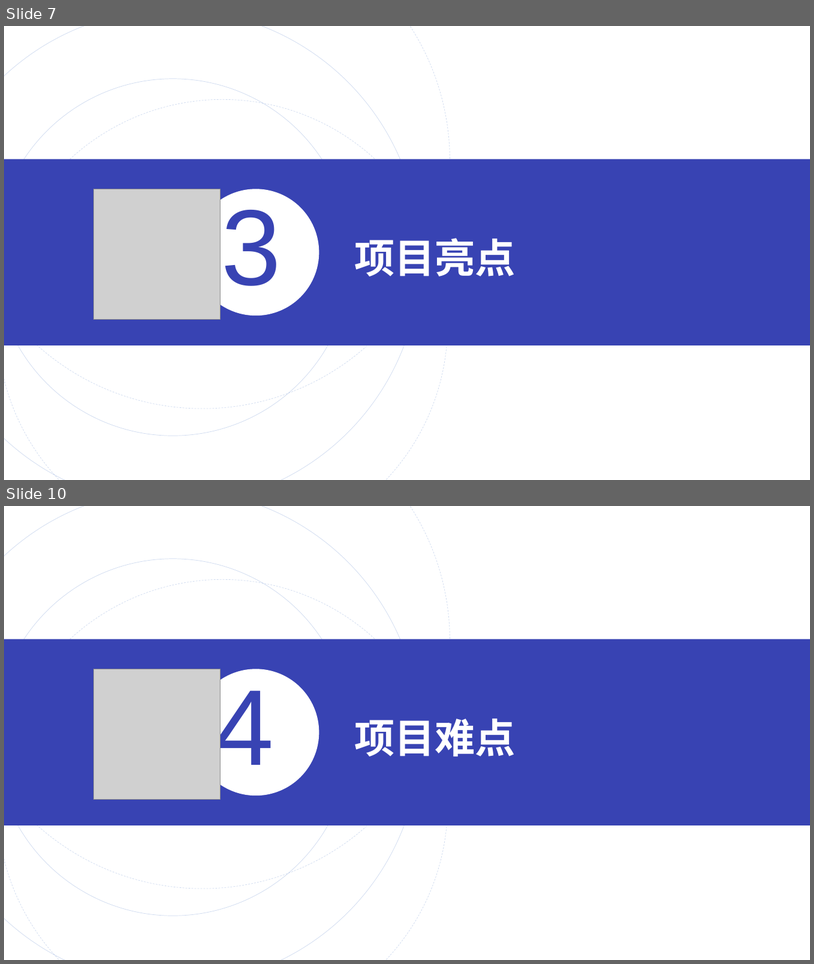
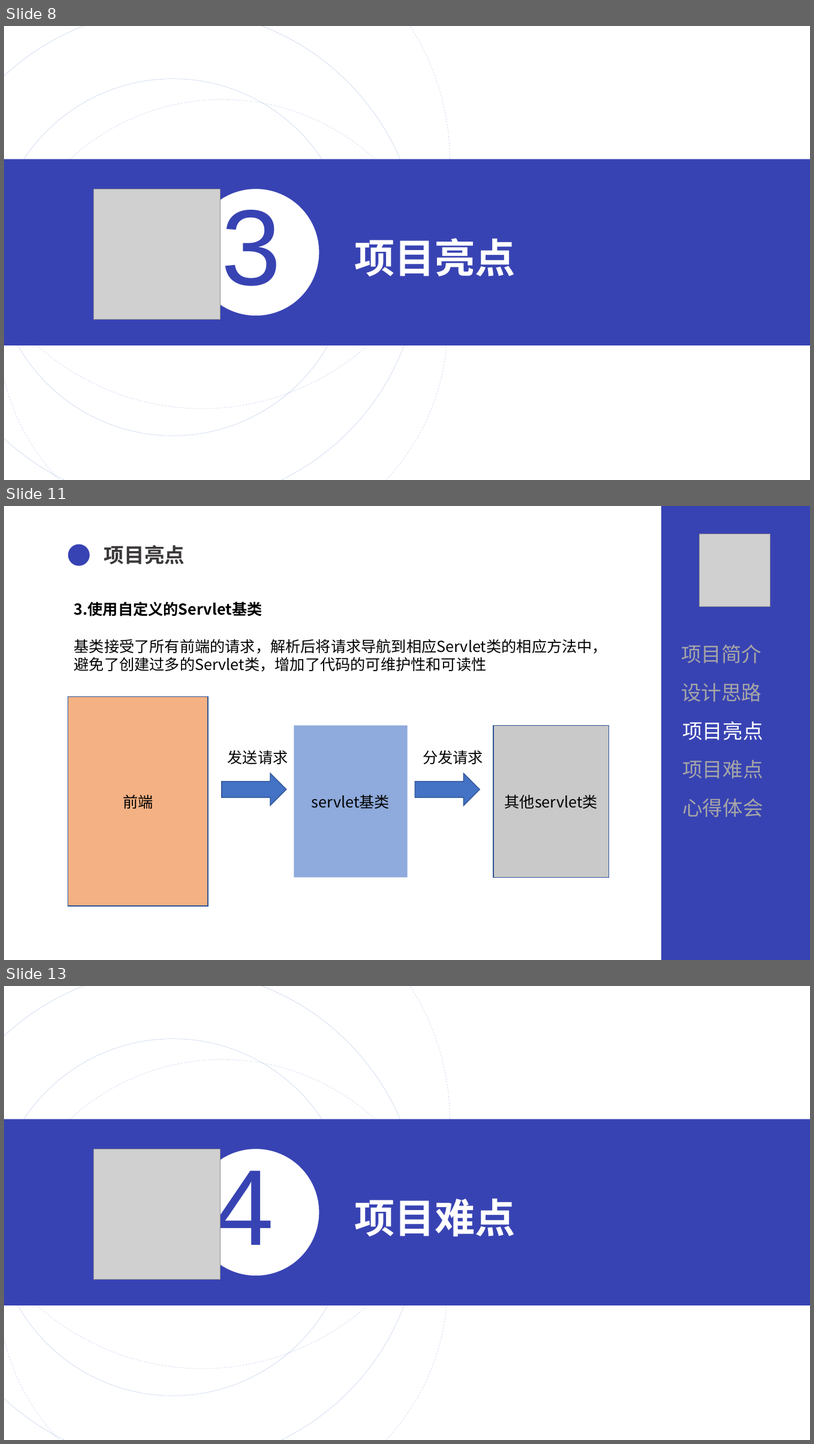
Before and after one commit to sangby/project, a slide deck: document/document/ppt/QG答辩汇报.pptx. Shown one above the other, each under a label of ours: slides 7 and 10 before the commit, slides 8, 11 and 13 after it; the slides between them are not shown. The pictures are 814x964 and 814x1444 pixels, drawn with LibreOffice and Linux fonts; fonts in the diff are those of the drawing; grey boxes stand for pictures. Boxes give left, top, right and bottom in pixels: in the first picture for what was removed or moved away, otherwise in the second. Text is boxed around its words. In the diff, an @@ line names an element or a change of style, - is before the commit and + after.

```diff
--- a/document/document/ppt/QG答辩汇报.pptx
+++ b/document/document/ppt/QG答辩汇报.pptx
@@ slide 11 added at (x1=4, y1=506, x2=810, y2=960), background #FFFFFF @@
@@ rectangle added at (x1=662, y1=506, x2=810, y2=960), fill #3843B3 @@
@@ picture added at (x1=699, y1=534, x2=770, y2=607) @@
@@ ellipse added at (x1=68, y1=544, x2=90, y2=566), fill #3843B3 @@
@@ text added at (x1=104, y1=545, x2=185, y2=564), 24 pt, text #3B3838, bold @@
+项目亮点
@@ text added at (x1=74, y1=601, x2=263, y2=616), 18 pt, text #000000, bold @@
+3.使用自定义的Servlet基类
@@ text added at (x1=74, y1=639, x2=608, y2=672), 18 pt, text #000000 @@
+基类接受了所有前端的请求，解析后将请求导航到相应Servlet类的相应方法中，避免了创建过多的Servlet类，增加了代码的可维护性和可读性
@@ text added at (x1=681, y1=645, x2=762, y2=663), 24 pt, text #A6A6A6 @@
+项目简介
@@ text added at (x1=681, y1=683, x2=762, y2=702), 24 pt, text #A6A6A6 @@
+设计思路
@@ rectangle added at (x1=68, y1=697, x2=209, y2=906), fill #F4B183, outline #2F5597 1 pt, 18 pt, text #000000 @@
+前端
@@ text added at (x1=683, y1=721, x2=763, y2=740), 24 pt, text #FFFFFF @@
+项目亮点
@@ rectangle added at (x1=294, y1=726, x2=408, y2=877), fill #8FAADC, 18 pt, text #000000 @@
+servlet基类
@@ rectangle added at (x1=494, y1=726, x2=609, y2=877), fill #C9C9C9, outline #2F5597 1 pt, 18 pt, text #000000 @@
+其他servlet类
@@ text added at (x1=228, y1=750, x2=288, y2=764), 18 pt, text #000000 @@
+发送请求
@@ text added at (x1=423, y1=750, x2=483, y2=764), 18 pt, text #000000 @@
+分发请求
@@ right arrow added at (x1=222, y1=774, x2=287, y2=805), fill #4472C4, outline #2F5597 1 pt @@
@@ right arrow added at (x1=416, y1=774, x2=480, y2=805), fill #4472C4, outline #2F5597 1 pt @@
@@ text added at (x1=683, y1=760, x2=763, y2=778), 24 pt, text #A6A6A6 @@
+项目难点
@@ text added at (x1=683, y1=798, x2=763, y2=817), 24 pt, text #A6A6A6 @@
+心得体会
@@ what was slide 7 is now slide 8 @@
@@ what was slide 10 is now slide 13 @@
```
Also in this commit, not shown: 7 slides changed, 2 other slides added, 1 other file.
